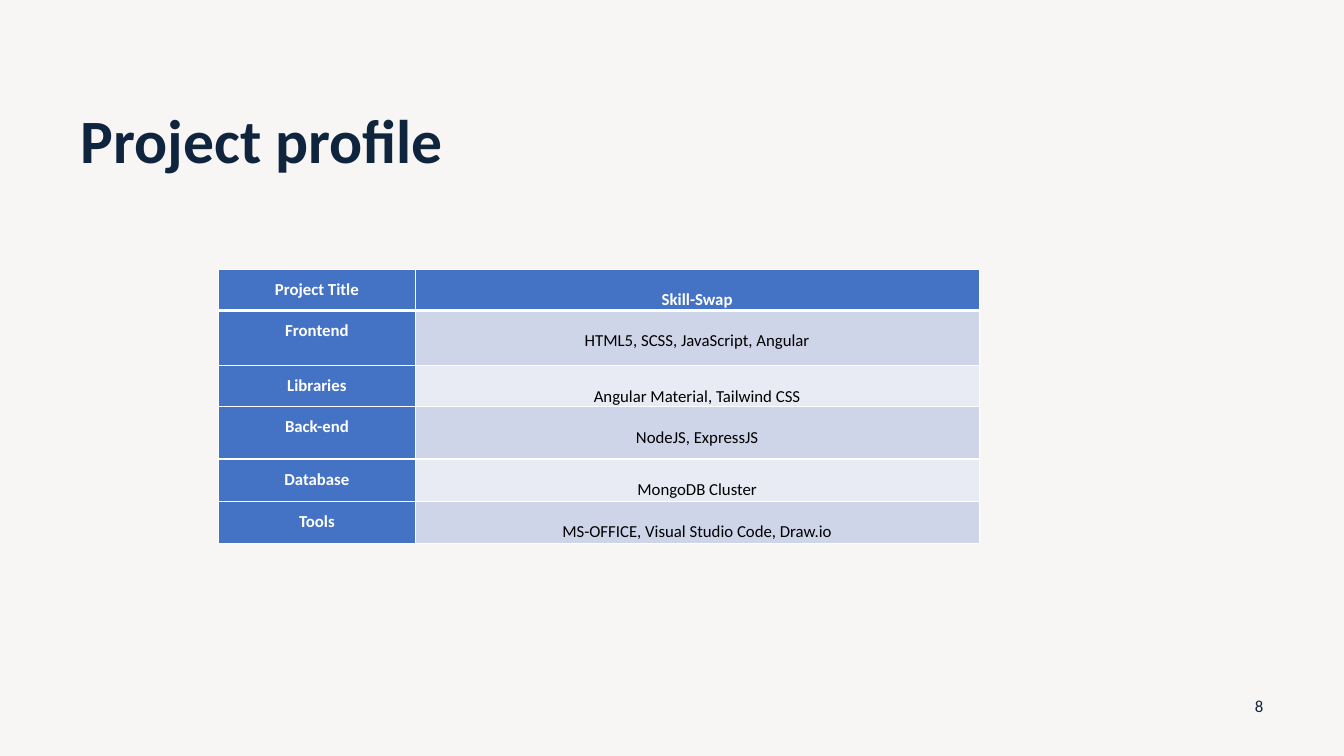
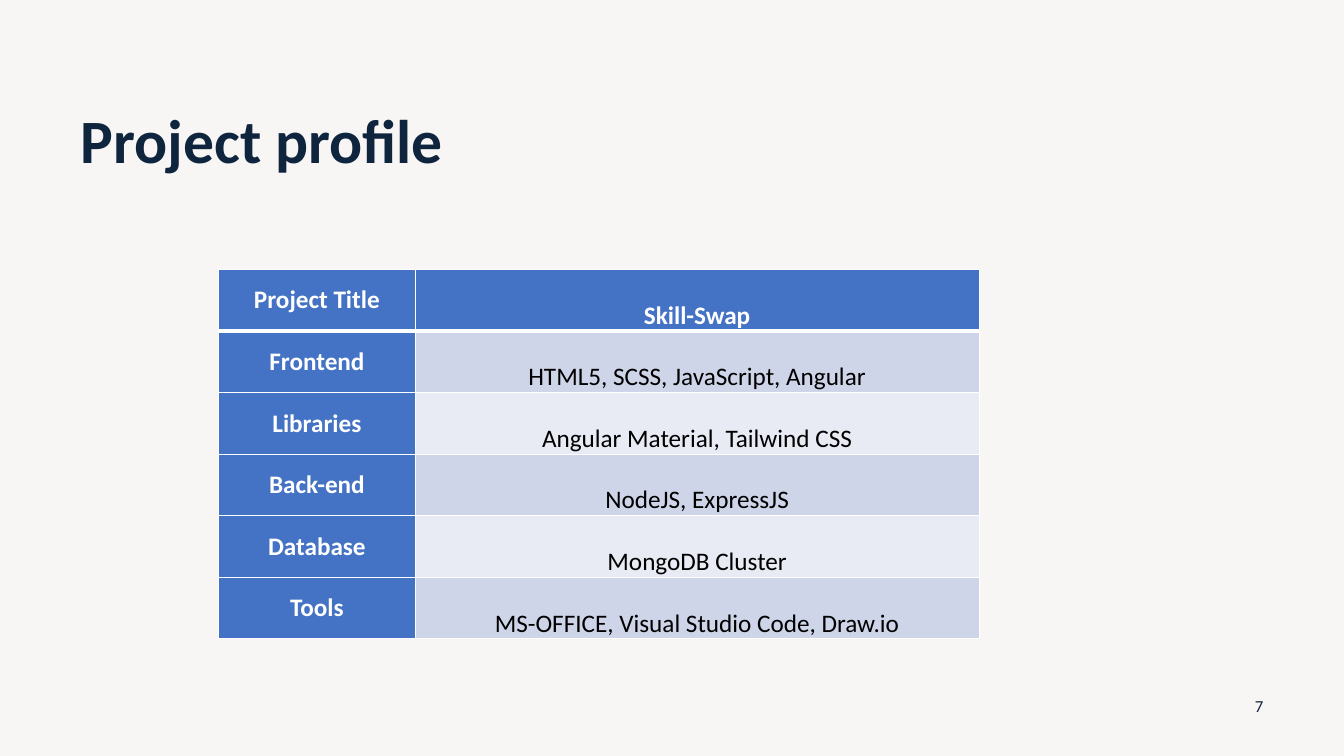
Before and after one commit to arnoldhere/Skill-Swap, a slide deck: slide 7 of doc/SkillSwap.pptx (slide 8 before the commit). Drawn at 1344x756 pixels with LibreOffice and Linux fonts; fonts in the diff are those of the drawing. Boxes give left, top, right and bottom in pixels: in the first picture for what was removed or moved away, otherwise in the second. Text is boxed around its words. In the diff, an @@ line names an element or a change of style, - is before the commit and + after.

```diff
--- a/doc/SkillSwap.pptx
+++ b/doc/SkillSwap.pptx
@@ table at (219,269,979,639) @@
@@ size 12 to 18 pt @@
@@ page number at (1255,701,1263,712): text changed @@
-8
+7
```
Also in this commit, not shown: 6 other slides changed, 1 slide removed, 2 other files.
